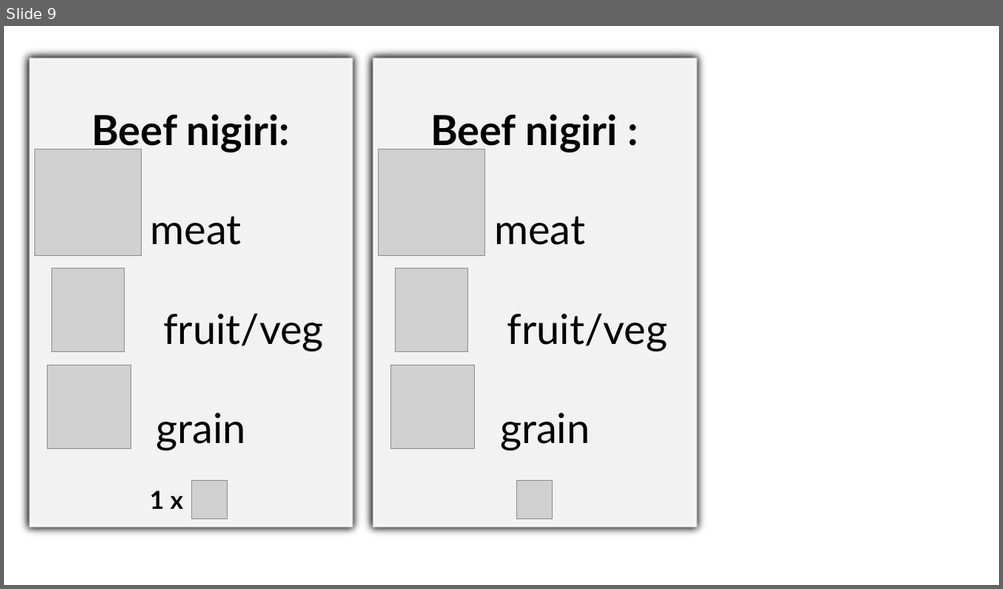
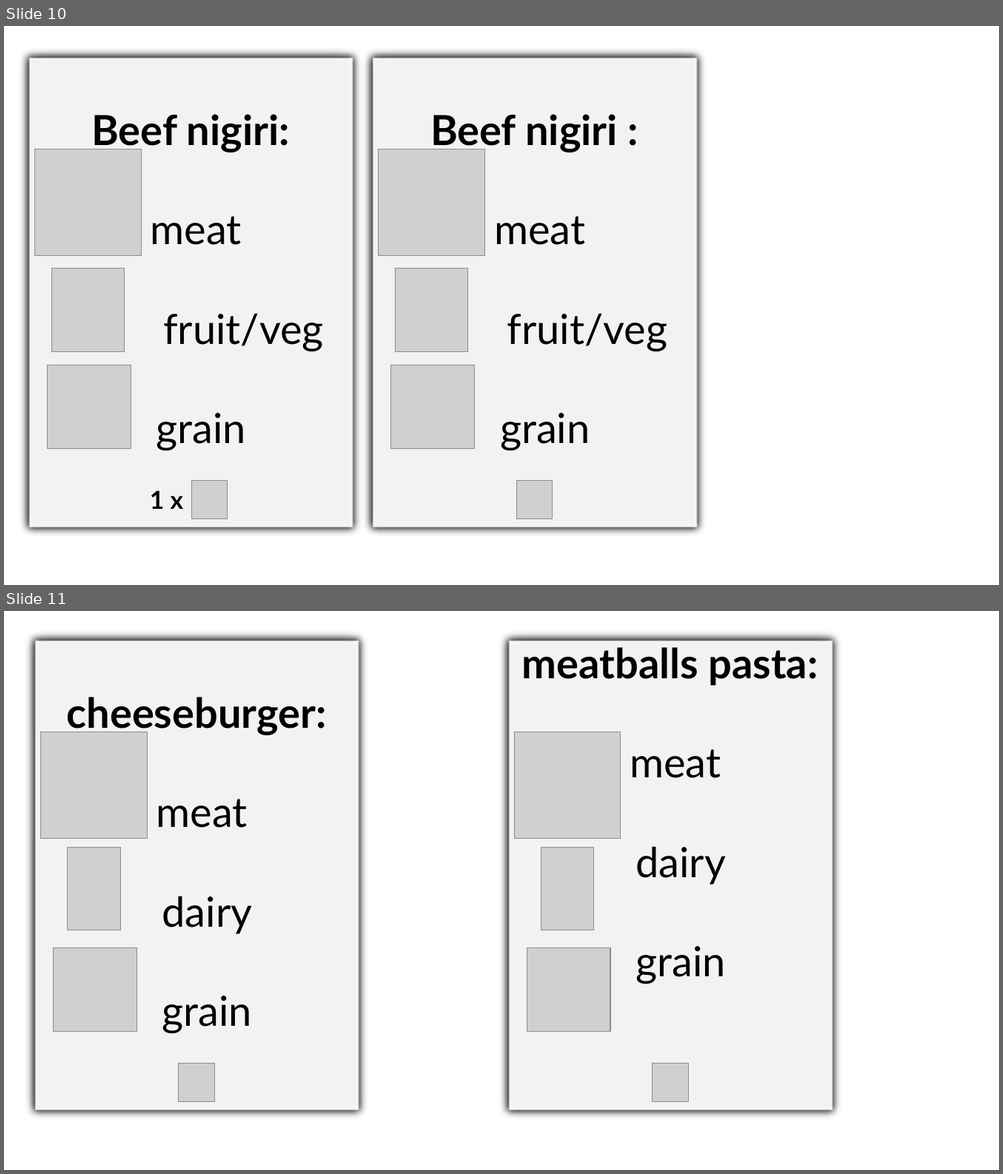
Before and after one commit to EdenBD/TheBidderChef, a slide deck: Assets/images/reciepts_format.pptx. Shown one above the other, each under a label of ours: slide 9 before the commit, slides 10 and 11 after it. The pictures are 1003x589 and 1003x1174 pixels, drawn with LibreOffice and Linux fonts; fonts in the diff are those of the drawing; grey boxes stand for pictures. Boxes give left, top, right and bottom in pixels: in the first picture for what was removed or moved away, otherwise in the second. Text is boxed around its words. In the diff, an @@ line names an element or a change of style, - is before the commit and + after.

```diff
--- a/Assets/images/reciepts_format.pptx
+++ b/Assets/images/reciepts_format.pptx
@@ slide 11 added at box(4, 611, 999, 1170), background #FFFFFF @@
@@ group added at box(28, 633, 365, 1117): 4 pictures, 1 rectangle @@
+cheeseburger:
+meat
+dairy
+grain
@@ group added at box(502, 633, 839, 1117): 4 pictures, 1 rectangle @@
+meatballs pasta:
+meat
+dairy
+grain
@@ what was slide 9 is now slide 10 @@
```
Also in this commit, not shown: 1 slide changed, 2 other slides added, 47 other files.
